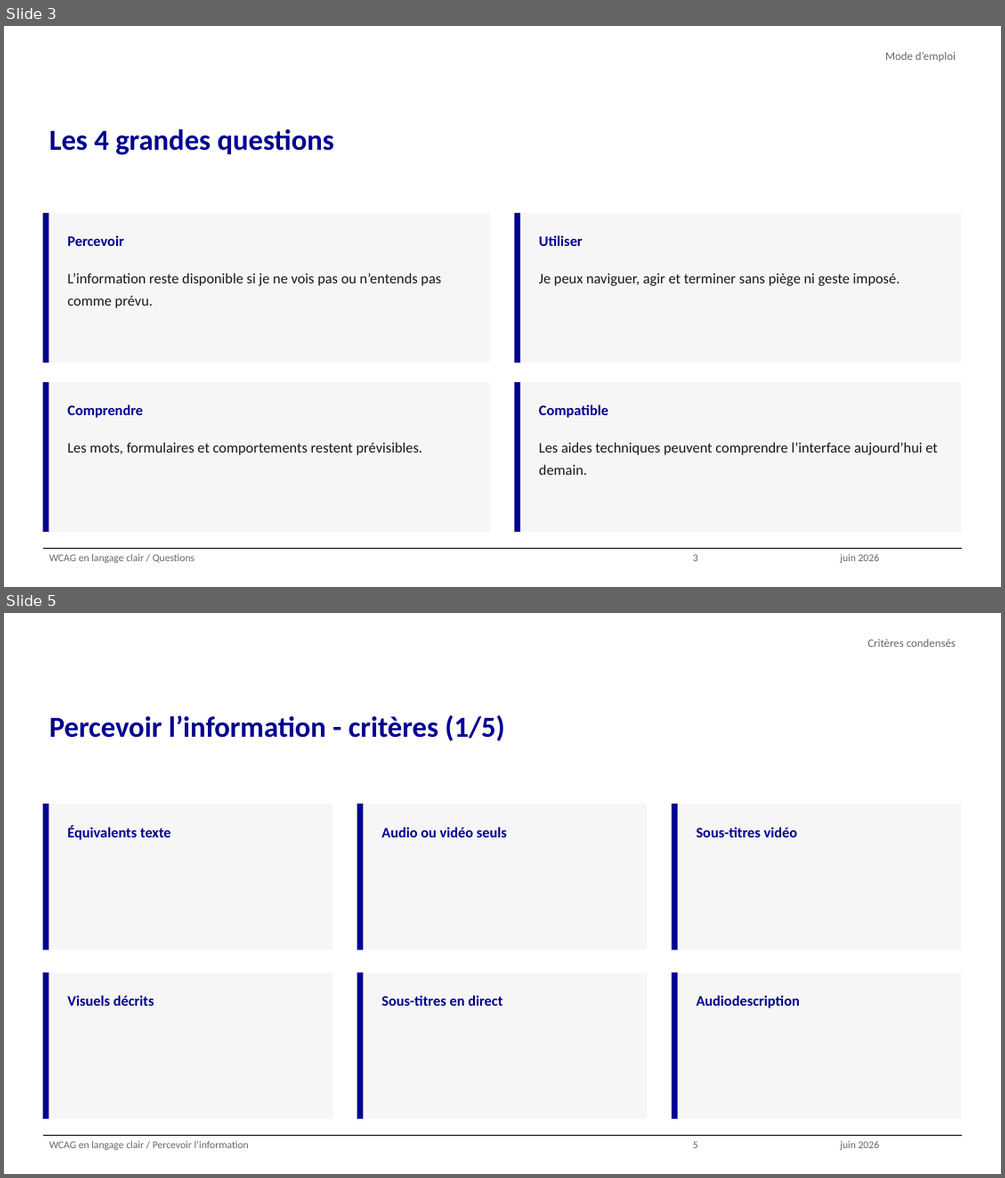
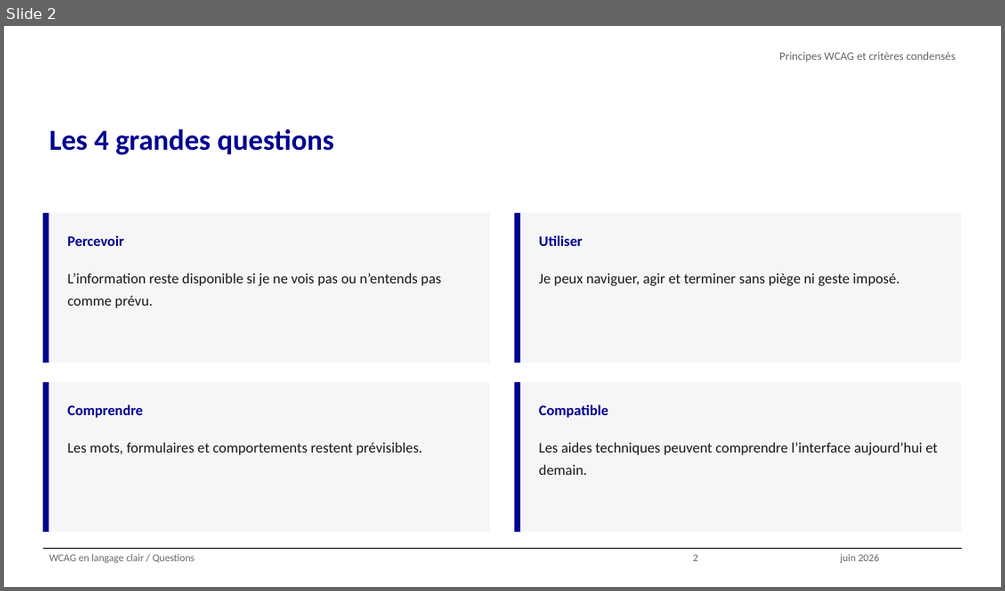
Before and after one commit to alexandra-guiderdoni/usine-fabrication-igpde-102846-ay11, a slide deck: WCAG en langage clair - condensé.pptx. Shown one above the other, each under a label of ours: slides 3 and 5 before the commit, slide 2 after it; the slides between them are not shown. The pictures are 1005x1178 and 1005x591 pixels, drawn with LibreOffice and Linux fonts; fonts in the diff are those of the drawing; background and template pictures are left out. Boxes give left, top, right and bottom in pixels: in the first picture for what was removed or moved away, otherwise in the second. Text is boxed around its words. In the diff, an @@ line names an element or a change of style, - is before the commit and + after.

```diff
--- a/WCAG en langage clair - condensé.pptx
+++ b/WCAG en langage clair - condensé.pptx
@@ slide 5 removed at [4,613,1001,1174], background #FFFFFF; not listed: 1 template element that a slide beside it also shows @@
@@ text removed at [867,639,955,647] @@
-Critères condensés
@@ title removed at [49,715,504,741] @@
-Percevoir l’information - critères (1/5)
@@ rectangle removed at [43,803,48,950] @@
@@ rectangle removed at [48,803,332,950] @@
@@ text removed at [67,826,171,840] @@
-Équivalents texte
@@ rectangle removed at [357,803,363,950] @@
@@ rectangle removed at [363,803,647,950] @@
@@ rectangle removed at [672,803,678,950] @@
@@ rectangle removed at [678,803,961,950] @@
@@ text removed at [381,827,507,837] @@
-Audio ou vidéo seuls
@@ text removed at [696,827,798,837] @@
-Sous-titres vidéo
@@ rectangle removed at [43,972,48,1119] @@
@@ rectangle removed at [48,972,332,1119] @@
@@ rectangle removed at [357,972,363,1119] @@
@@ rectangle removed at [363,972,647,1119] @@
@@ rectangle removed at [672,972,678,1119] @@
@@ rectangle removed at [678,972,961,1119] @@
@@ text removed at [67,995,154,1005] @@
-Visuels décrits
@@ text removed at [381,995,502,1005] @@
-Sous-titres en direct
@@ text removed at [696,995,800,1008] @@
-Audiodescription
@@ text removed at [49,1141,249,1150] @@
-WCAG en langage clair / Percevoir l’information
@@ text removed at [693,1141,698,1148] @@
-5
@@ text removed at [840,1141,880,1150] @@
-juin 2026
@@ what was slide 3 is now slide 2 @@
@@ slide 2 changed as well @@
@@ text at [779,52,955,62]: text changed @@
-Mode d’emploi
+Principes WCAG et critères condensés
```
Also in this commit, not shown: 1 other slide changed, 11 slides added, 20 other slides removed, 4 other files.
